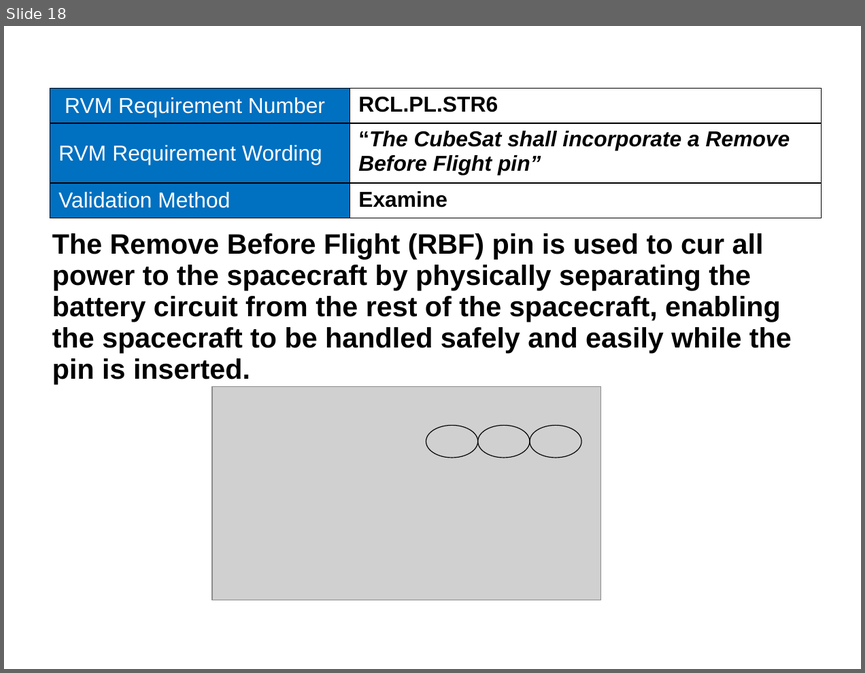
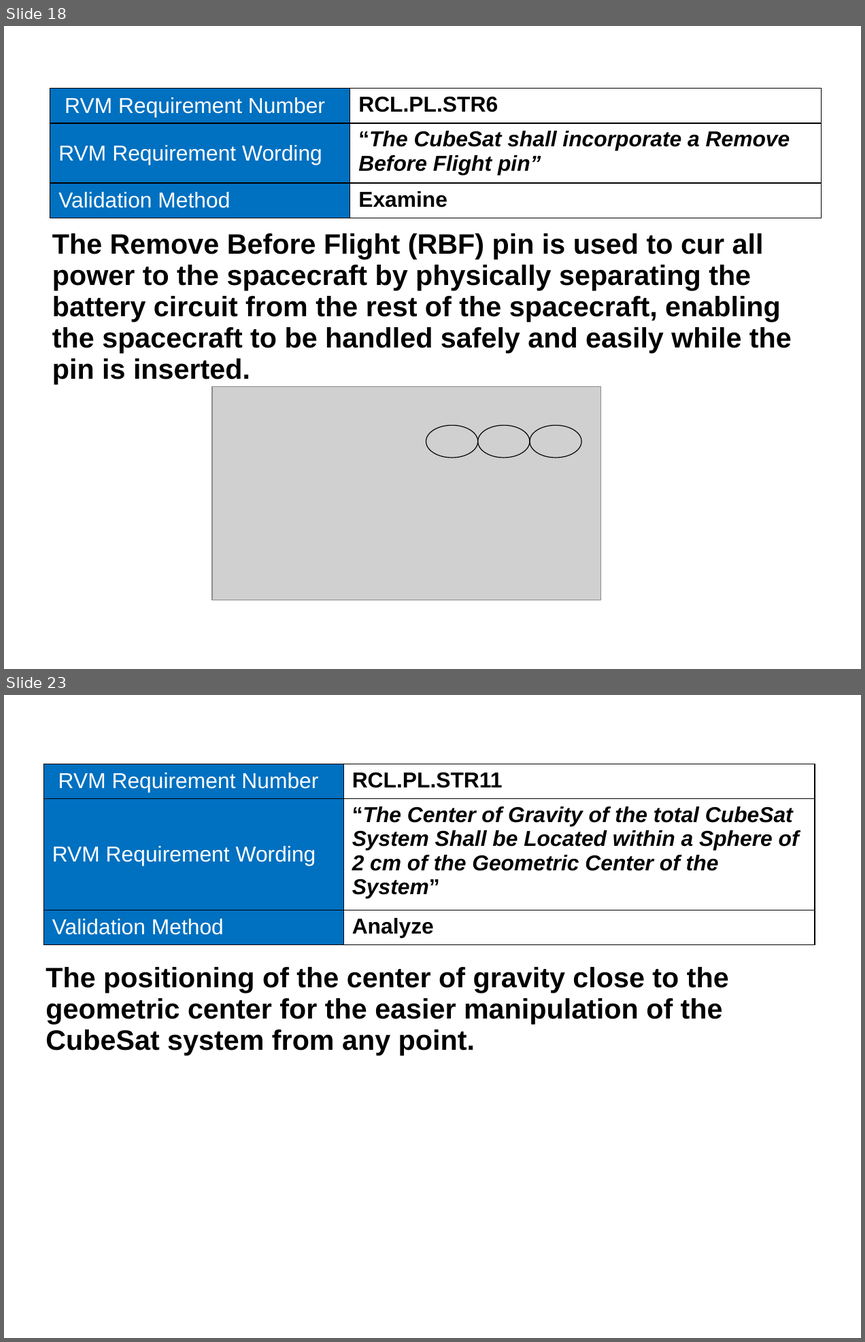
Before and after one commit to RascalSeniorDesign/Preliminary-Design, a slide deck: CMQA/Presentations/SRR Presentation.pptx. Shown one above the other, each under a label of ours: slide 18 before the commit, slides 18 and 23 after it; the slides between them are not shown. The pictures are 865x673 and 865x1342 pixels, drawn with LibreOffice and Linux fonts; fonts in the diff are those of the drawing; grey boxes stand for pictures; background and template pictures are left out. Boxes give left, top, right and bottom in pixels: in the first picture for what was removed or moved away, otherwise in the second. Text is boxed around its words. In the diff, an @@ line names an element or a change of style, - is before the commit and + after.

```diff
--- a/CMQA/Presentations/SRR Presentation.pptx
+++ b/CMQA/Presentations/SRR Presentation.pptx
@@ slide 23 added at (x1=4, y1=695, x2=861, y2=1338), background picture (left out) @@
@@ table added at (x1=43, y1=764, x2=815, y2=946), 3 rows, 2 columns @@
+RVM Requirement Number | RCL.PL.STR11
+RVM Requirement Wording | “The Center of Gravity of the total CubeSat System Shall be Located within a Sphere of 2 cm of the Geometric Center of the System”
+Validation Method | Analyze
@@ title added at (x1=352, y1=772, x2=502, y2=788), 32 pt, text #FFFFFF, italic @@
+RCL.PL.STR11
@@ text added at (x1=45, y1=967, x2=729, y2=1055), 26 pt, text #000000, bold @@
+The positioning of the center of gravity close to the geometric center for the easier manipulation of the CubeSat system from any point.
```
Also in this commit, not shown: 7 other slides added, 9 slides removed.
